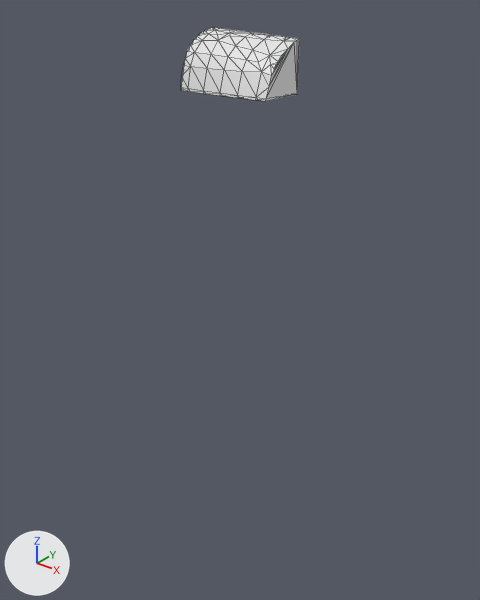
A saved change to the glTF model assets/terrain/surface_pieces/surf_8_43.glb.
Both versions are drawn from a 50 mm lens placed at (-47.3, -131.4, -20.2), pointed at (-68.1, -105.3, -36.3). Arrows for +X, +Y and +Z are at lower left; the lights stay in place. The first picture is the older version. Mesh edges are drawn as thin lines. Where no turn or scale is listed for an object, it has been applied to the vertices.

Before the edit, the objects in view are built like this:
```python
me_geometry_0 = bpy.data.meshes.new('geometry_0')
me_geometry_0.from_pydata(...)  # 79 vertices, 154 faces; spans x -70.0..-65.0, y -107.53..-105.0, z -25.0..-22.35
ob_geometry_0 = bpy.data.objects.new('geometry_0', me_geometry_0)
ob_geometry_0.location = (0.0, 0.0, 0.0)
```
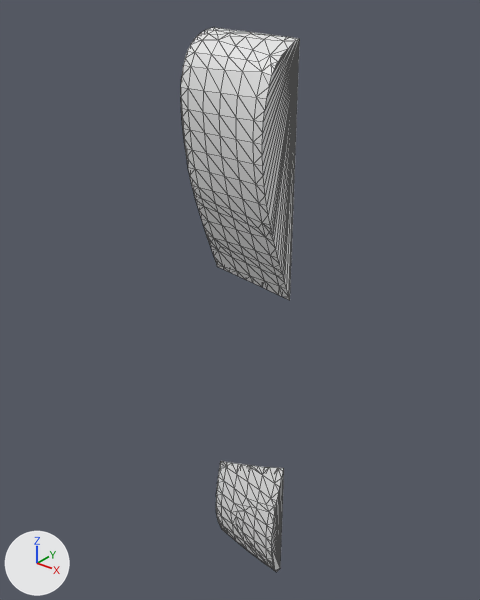
What differs and where, as boxes (x1, y1, x2, y2) in the pictures (480 x 600 px):
'geometry_0', reshaped (628% taller)
    before: (181, 27, 299, 101)
    after: (181, 27, 299, 572)
part 1 of me_geometry_0, added
    after: (216, 461, 284, 572)
part 2 of me_geometry_0, built on
    before: (181, 39, 299, 101)
    after: (181, 39, 299, 300)

Patch to the scene script:
```diff
--- a/assets/terrain/surface_pieces/surf_8_43.glb.py
+++ b/assets/terrain/surface_pieces/surf_8_43.glb.py
@@ me_geometry_0 @@
 # used by ob_geometry_0; location = (0.0, 0.0, 0.0)
-me_geometry_0.from_pydata(...)  # 79 vertices, 154 faces; spans x -70.0..-65.0, y -107.53..-105.0, z -25.0..-22.35
+me_geometry_0.from_pydata(...)  # 304 vertices, 600 faces; spans x -70.0..-65.0, y -107.64..-105.0, z -55.0..-22.35
+# me_geometry_0 part 1: a new loose piece of 117 vertices spanning x -70.0..-65.0, y -106.06..-105.0, z -55.0..-46.71
+# me_geometry_0 part 2
+# 14 vertices are removed from x -70.0..-65.0, y -107.53..-105.0, z -25.0
+# 58 faces are deleted
+# 110 vertices are added at x -70.0..-65.0, y -107.64..-105.0, z -35.52..-25.32
+# 7 new vertices lie (1.0, -0.06, 0.0) away from vertices in x -69.48..-66.48, y -107.47..-105.26, z -34.7..-26.79
+# 5 new vertices lie (0.0, 0.21, -0.5) away from vertices in x -68.48..-65.48, y -105.84..-105.21, z -34.7..-33.26
+# 274 new faces join them
```
